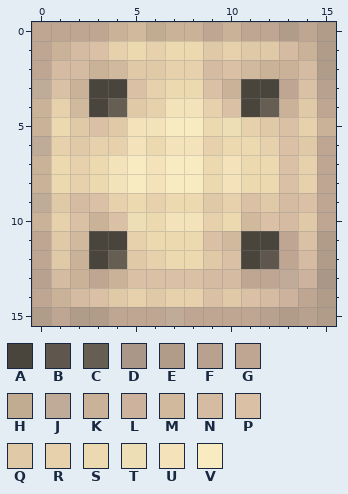
Two states of a pixel-art sprite, dice3/dice3_4.png. Above, as it was before the edit.
The file is 16x16 pixels. Colours within 5 levels of each other are drawn and written as one.
Palette (. is transparent): A #4a453c  B #5f574e  C #665e52  D #ab9787  E #b19b89  F #b8a18e  G #bea692  H #c2ac91  J #c0aa98  K #cab298  L #cdb39e  M #d0b99c  N #d4bba2  P #dac0a4  Q #e0c9a6  R #e7d1ad  S #edd9b0  T #eedeb6  U #f4e3ba  V #f9ebc1
The result:
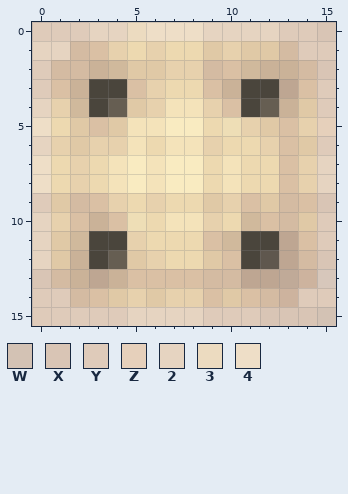
Colours new in this view: W #d3c2b4  X #d9c5b5  Y #dfcbba  Z #e6d0bb  2 #e6d4c1  3 #ecdbc0  4 #eedec7
Change:
colour D: #ab9787 -> #d7c7bb
y 0: x 0..15 GGGGKMHKKGKGGEGE -> YYY2234442222YYX
y 1: x 0..1 GK -> 22; x 14..15 KE -> YY
y 2: x 0 G -> Y; x 15 E -> X
y 3: x 0 J -> Y; x 15 F -> Y
y 4: x 0 K -> 2; x 15 G -> Y
y 5: x 0 K -> 4; x 15 K -> Z
y 6: x 0 J -> 2; x 15 G -> Y
y 7..8: x 0 K -> 4; x 15 G -> 2
y 9: x 0 J -> Y; x 15 G -> X
y 10: x 0 K -> 2; x 15 G -> Y
y 11: x 0 G -> 2; x 15 E -> Y
y 12: x 0 G -> 2; x 15 E -> X
y 13: x 0 F -> X
y 14: x 0..1 GK -> YY; x 14..15 GE -> YY
y 15: x 0..15 EGEEGGGJGGGGFEFE -> YYYYY2222YYYXXXW
Where, in picture pixels (left, top, right, bottom), the same in both pictures:
changed: (32, 22, 336, 326)
